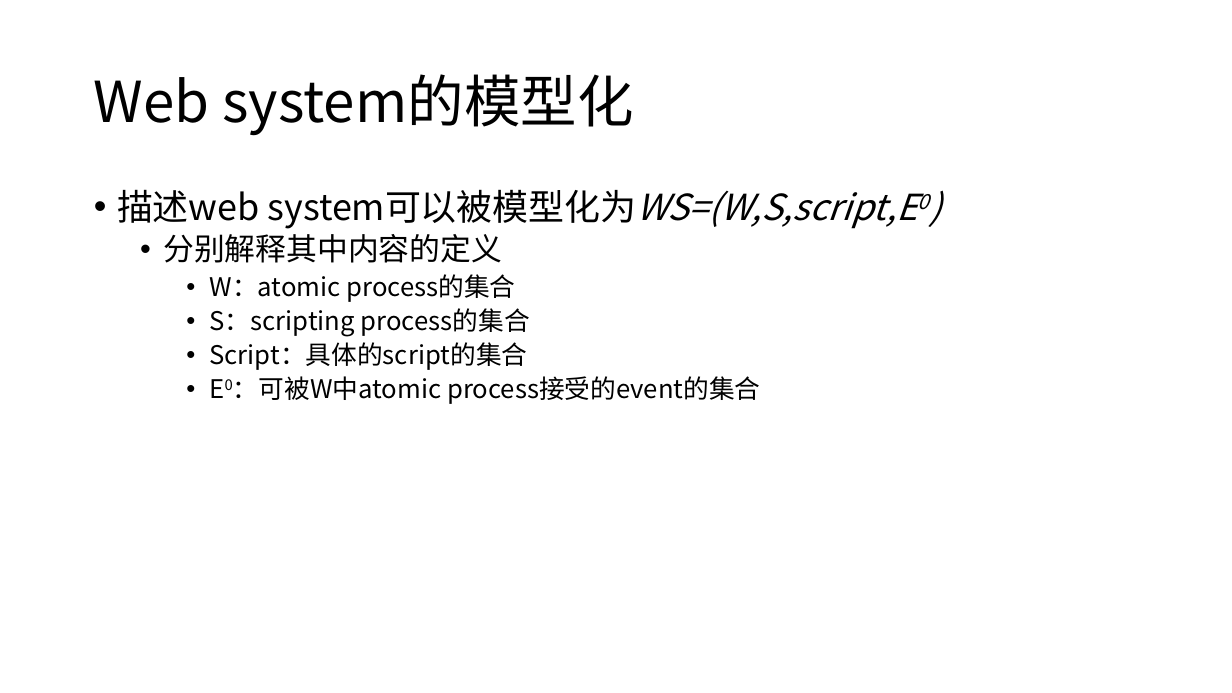
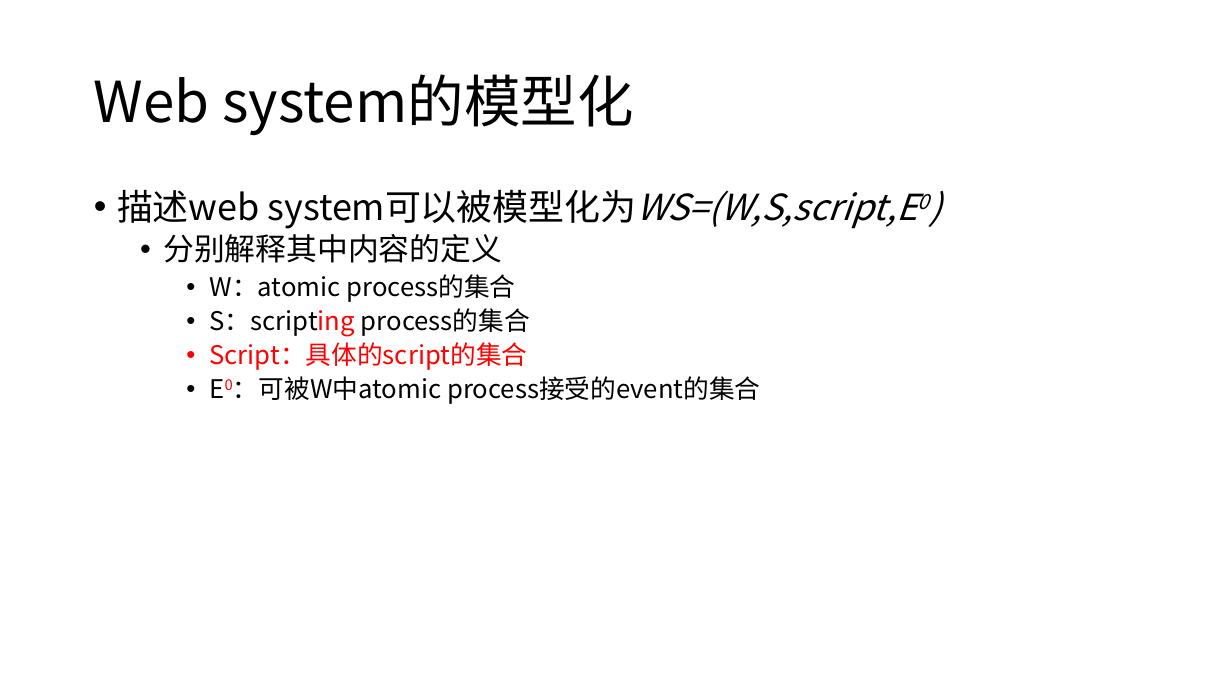
Before and after one commit to cqguo/OIDC-latex, a slide deck: slide 2 of other files/appendix说明.pptx. Drawn at 1232x693 pixels with LibreOffice and Linux fonts; fonts in the diff are those of the drawing. Boxes give left, top, right and bottom in pixels: in the first picture for what was removed or moved away, otherwise in the second. Text is boxed around its words. In the diff, an @@ line names an element or a change of style, - is before the commit and + after.

```diff
--- a/other files/appendix说明.pptx
+++ b/other files/appendix说明.pptx
@@ text at box(209, 308, 761, 404): text colour #000000 to #FF0000 in "S：scripting", "Script：具体的script的集合", "E0：可被W中atomic" @@
```
Also in this commit, not shown: 6 other slides changed, 2 slides added, 2 other files.
